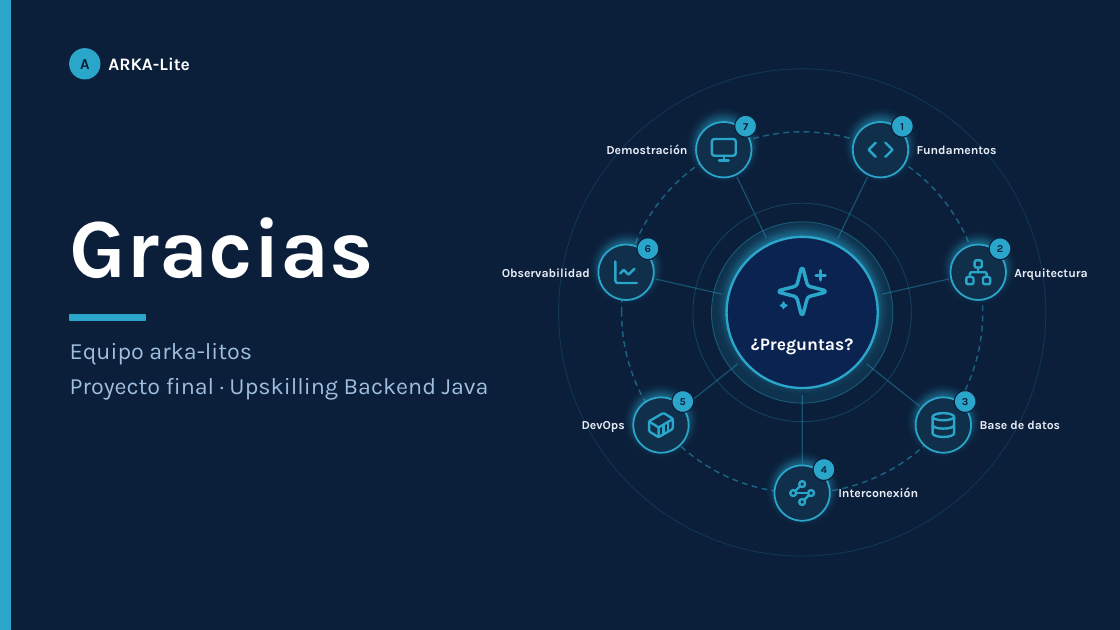
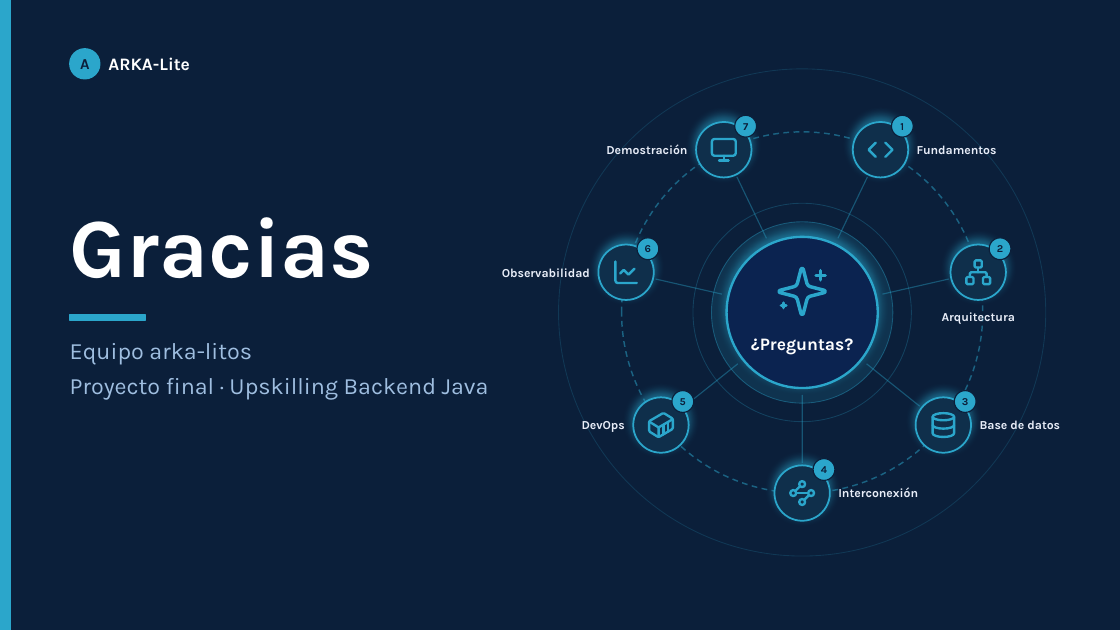
Before and after one commit to jfranceschi-dev/arka-lite, a slide deck: slide 48 of docs/presentation-data/pptx/ARKA-Lite-ejecutivo.pptx. Drawn at 1120x630 pixels with LibreOffice and Linux fonts; fonts in the diff are those of the drawing. Boxes give left, top, right and bottom in pixels: in the first picture for what was removed or moved away, otherwise in the second. Text is boxed around its words. In the diff, an @@ line names an element or a change of style, - is before the commit and + after.

```diff
--- a/docs/presentation-data/pptx/ARKA-Lite-ejecutivo.pptx
+++ b/docs/presentation-data/pptx/ARKA-Lite-ejecutivo.pptx
@@ text "Arquitectura": place and size @@
-text "Arquitectura" at bbox=[1014, 268, 1087, 280]
+text "Arquitectura" at bbox=[942, 310, 1015, 324]
@@ text "Arquitectura" at bbox=[942, 310, 1015, 324]: alignment left to centre @@
```
Also in this commit, not shown: 3 other slides changed, 59 other files.
